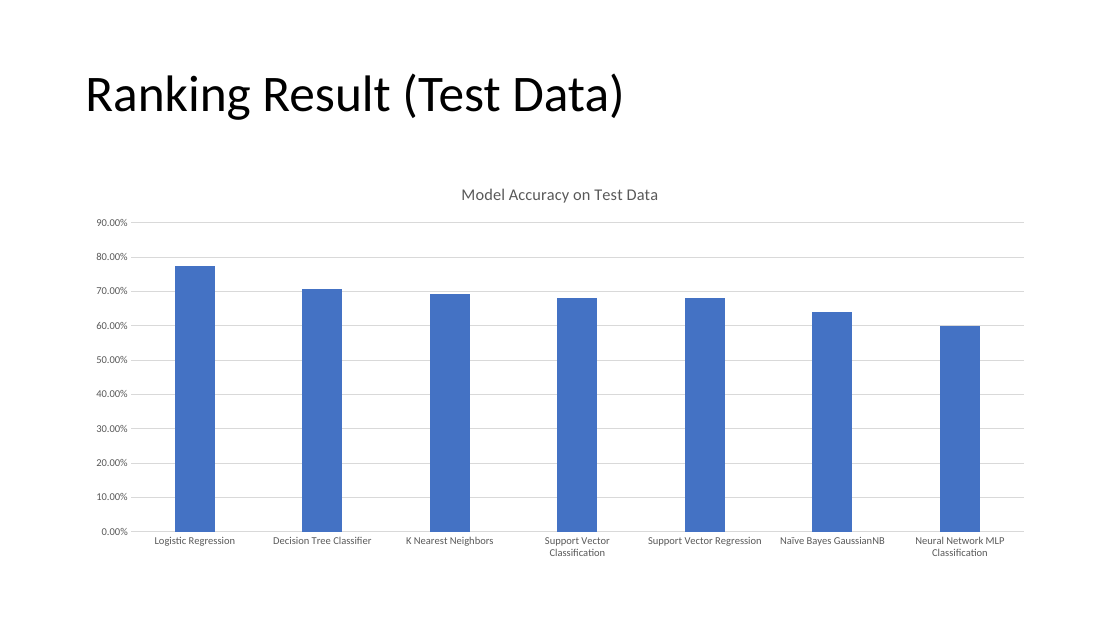
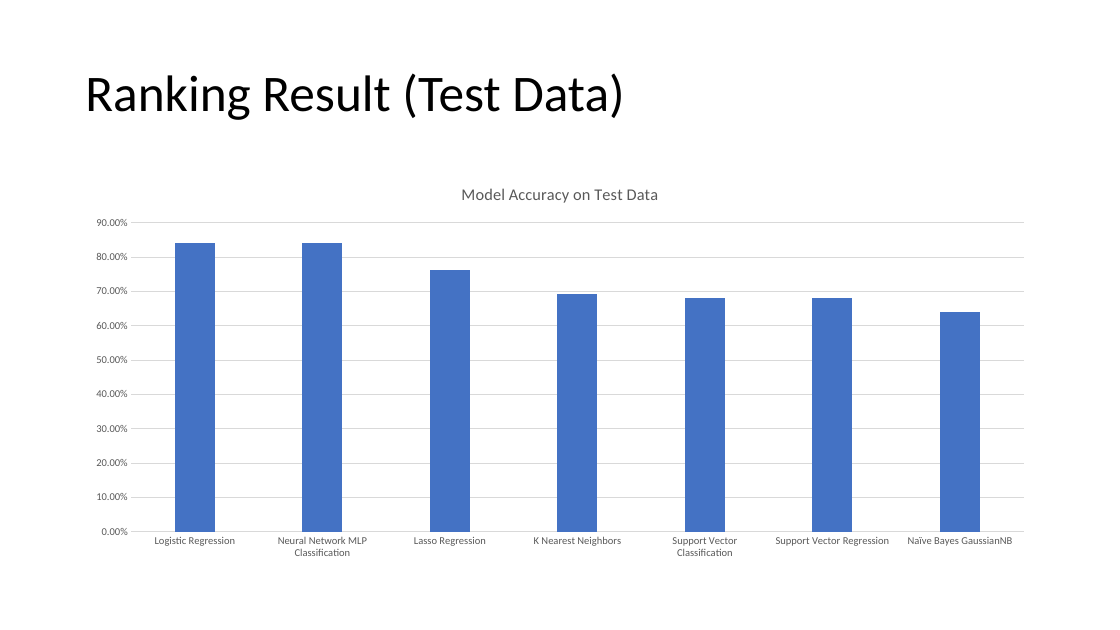
Before and after one commit to suong4554/Machine-Learning-Poly-U, a slide deck: slide 5 of Presentation.pptx. Drawn at 1120x630 pixels with LibreOffice and Linux fonts; fonts in the diff are those of the drawing. Boxes give left, top, right and bottom in pixels: in the first picture for what was removed or moved away, otherwise in the second. Text is boxed around its words. In the diff, an @@ line names an element or a change of style, - is before the commit and + after.

```diff
--- a/Presentation.pptx
+++ b/Presentation.pptx
@@ column chart at box(77, 168, 1044, 568) @@
-categories: Logistic Regression, Decision Tree Classifier, K Nearest Neighbors, Support Vector Classification, Support Vector Regression, Naïve Bayes GaussianNB, Neural Network MLP Classification
+categories: Logistic Regression, Neural Network MLP Classification, Lasso Regression, K Nearest Neighbors, Support Vector Classification, Support Vector Regression, Naïve Bayes GaussianNB
-Series 1: 0.77, 0.71, 0.69, 0.68, 0.68, 0.64, 0.6
+Series 1: 0.84, 0.84, 0.76, 0.69, 0.68, 0.68, 0.64
```
Also in this commit, not shown: 1 other slide changed, 3 slides added, 4 slides removed, 7 other files.
